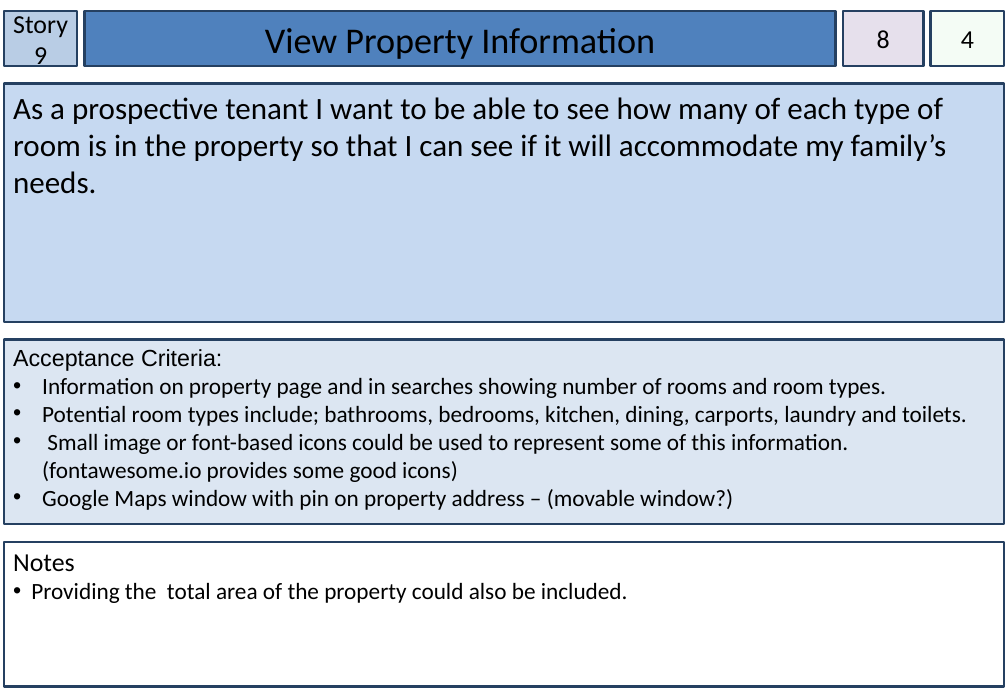
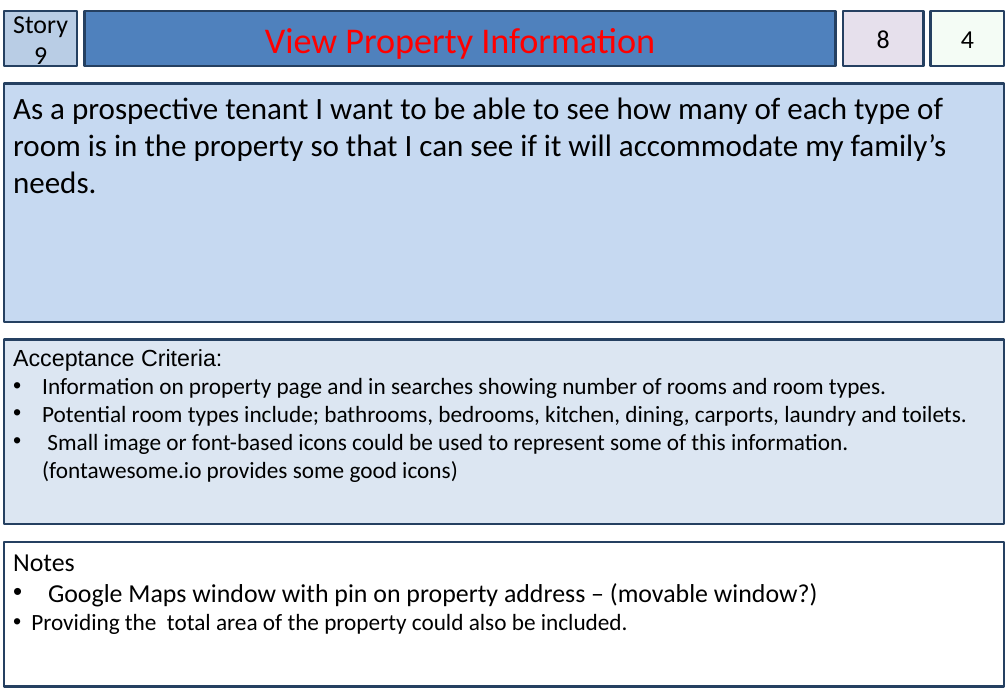
Before and after one commit to cshor24/IFB299-Group-26---Property-Management, a slide deck: slide 11 of Story Cards version a million.pptx. Drawn at 1008x698 pixels with LibreOffice and Linux fonts; fonts in the diff are those of the drawing. Boxes give left, top, right and bottom in pixels: in the first picture for what was removed or moved away, otherwise in the second. Text is boxed around its words. In the diff, an @@ line names an element or a change of style, - is before the commit and + after.

```diff
--- a/Story Cards version a million.pptx
+++ b/Story Cards version a million.pptx
@@ rectangle "View Property Information" at (85, 11, 836, 66): text colour #000000 to #FF0000 @@
@@ text in rectangle at (42, 489, 733, 510): paragraph removed @@
-• Google Maps window with pin on property address – (movable window?)
@@ text in rectangle at (48, 583, 818, 607): paragraph added @@
+• Google Maps window with pin on property address – (movable window?)
```
Also in this commit, not shown: 14 other slides changed.
